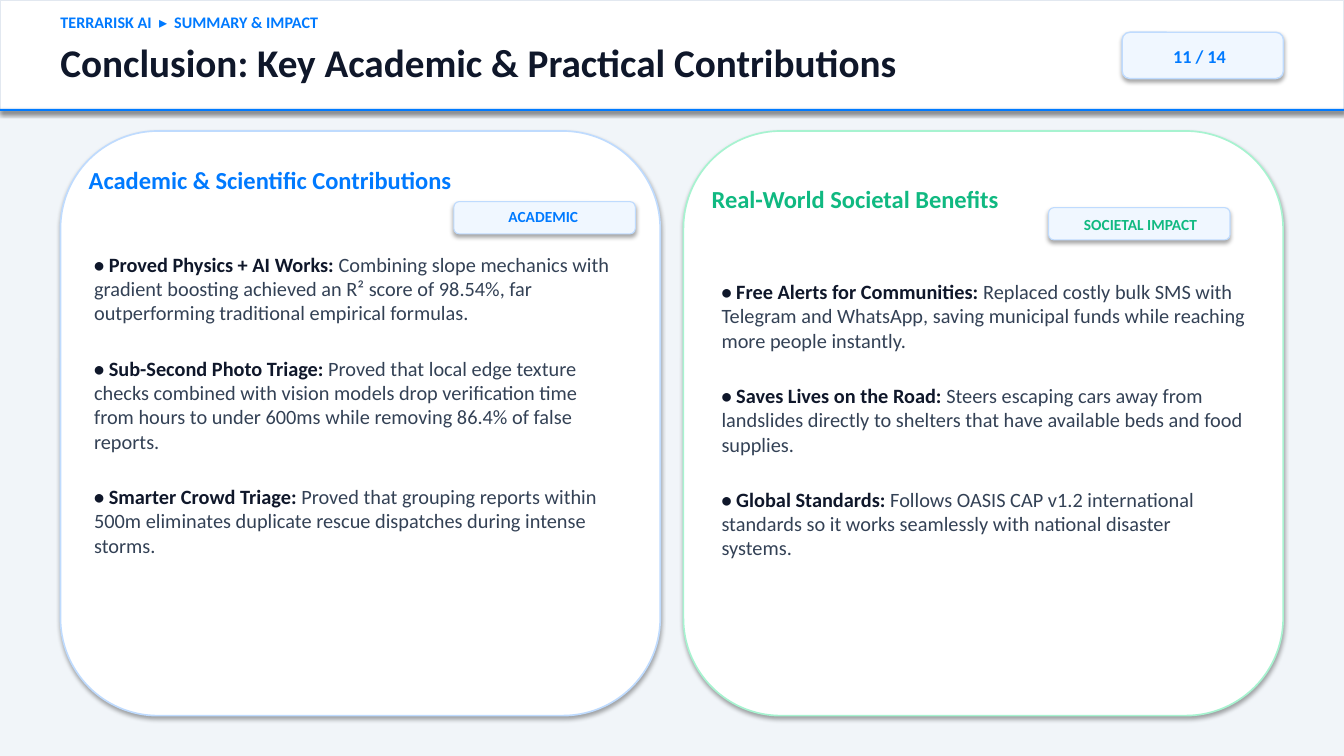
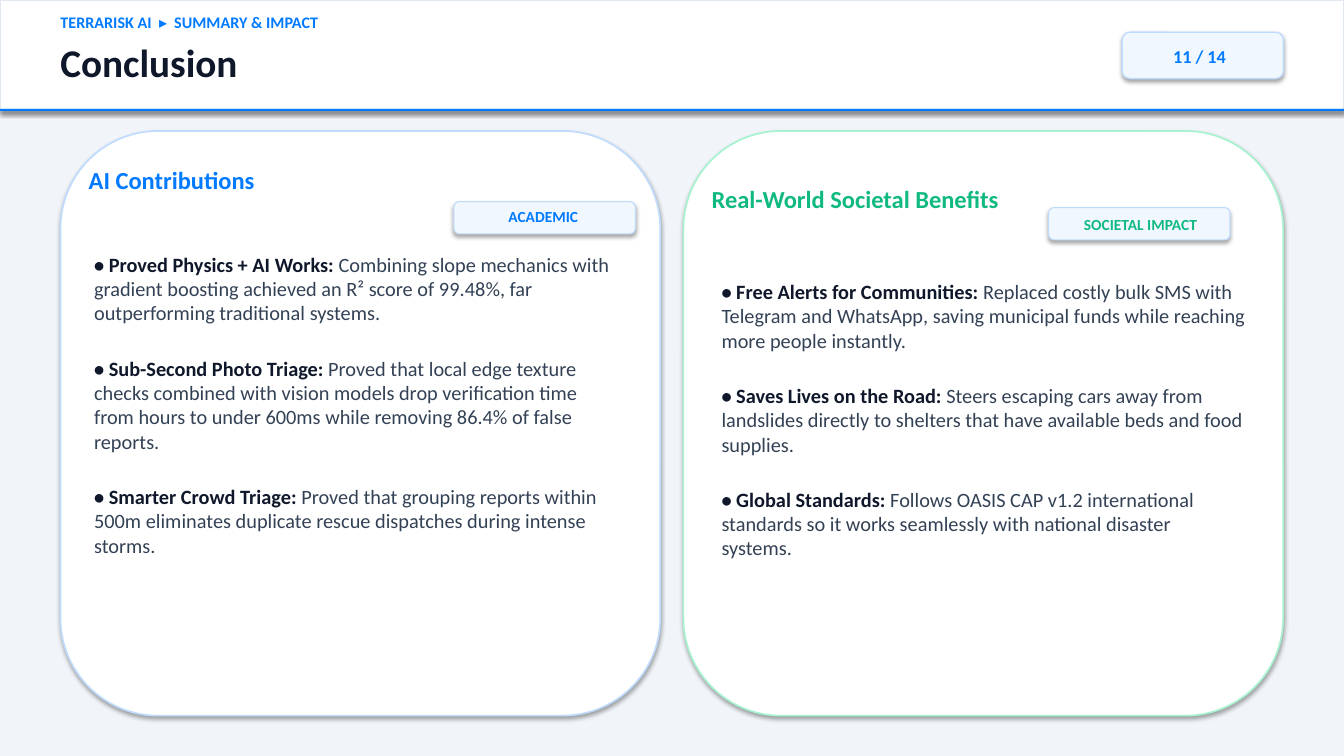
Before and after one commit to Abhinav-ar-489/TerraRisk_AI, a slide deck: slide 11 of TerraRisk_AI_Presentation.pptx. Drawn at 1344x756 pixels with LibreOffice and Linux fonts; fonts in the diff are those of the drawing. Boxes give left, top, right and bottom in pixels: in the first picture for what was removed or moved away, otherwise in the second. Text is boxed around its words. In the diff, an @@ line names an element or a change of style, - is before the commit and + after.

```diff
--- a/TerraRisk_AI_Presentation.pptx
+++ b/TerraRisk_AI_Presentation.pptx
@@ text at [60,49,237,78]: text changed @@
-Conclusion: Key Academic & Practical Contributions
+Conclusion
@@ text at [89,171,255,189]: text changed @@
-Academic & Scientific Contributions
+AI Contributions
@@ text at [94,257,609,324]: text changed @@
-• Proved Physics + AI Works: Combining slope mechanics with gradient boosting achieved an R² score of 98.54%, far outperforming traditional empirical formulas.
+• Proved Physics + AI Works: Combining slope mechanics with gradient boosting achieved an R² score of 99.48%, far outperforming traditional systems.
```
Also in this commit, not shown: 2 other slides changed.
